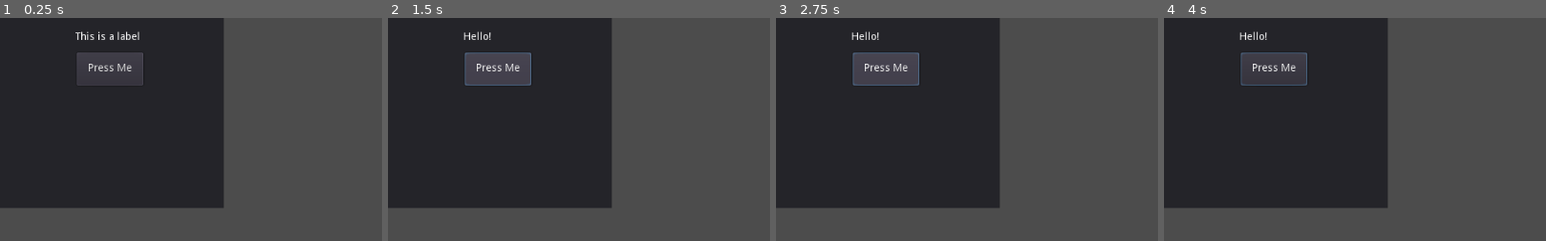
Above: before the commit, frames 1-4 (left to right).
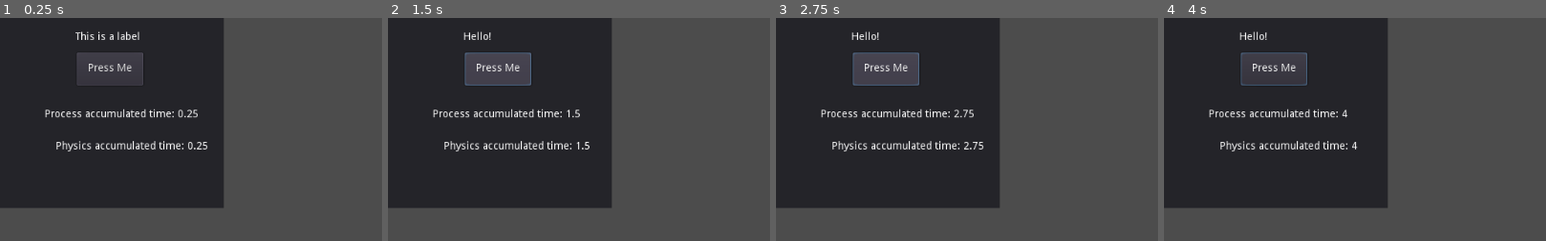
Above: after the commit, the same moments.

Repository: paigeweber13/learning-sandbox
Game: Godot game, scene res://ScriptingTutorial.tscn
Same seed, same stepped clock (60 frames per second), same inputs: the game is played once before the commit and once after it. This scene is started directly instead of the project's main scene.
Inputs (mouse positions are % of the whole screen's width and height, from its top left):
- Up to frame 1 (0.25 s): no input
- Up to frame 2 (1.5 s): click "Press Me" at 0.5 s; click "Press Me" at 1.25 s
- Up to frame 3 (2.75 s): click "Press Me" at 2 s
- Up to frame 4 (4 s): tap Enter at 2.75 s; move the mouse to (72, 45) at 2.77 s; press the mouse at (72, 45) at 2.78 s; tap Space at 3.5 s; move the mouse to (30, 55) at 3.52 s; release the mouse at (30, 55) at 3.53 s; click (30, 55) at 3.6 s
The pictures show only the part of the screen within x 0-50%, y 6-56%; the shares and areas given below are measured in that part.

The runs differ from the first frame. In frame 1, 1.4% of the frame differs, in the area x 11-55%, y 40-60%; in frame 2, 1.3%; in frame 3, 1.4%; in frame 4, 1.3%.

Commit message:
added display of delta to understand how it works

Diff:
--- a/godot/godot-docs-tutorial/ScriptingTutorial.tscn
+++ b/godot/godot-docs-tutorial/ScriptingTutorial.tscn
@@ -24,3 +24,15 @@
 margin_right = 192.0
 margin_bottom = 124.333
 text = "Press Me"
+
+[node name="Label2" type="Label" parent="Panel"]
+margin_left = 60.0
+margin_top = 155.667
+margin_right = 228.0
+margin_bottom = 213.667
+
+[node name="Label3" type="Label" parent="Panel"]
+margin_left = 75.0
+margin_top = 199.0
+margin_right = 214.0
+margin_bottom = 244.0
--- a/godot/godot-docs-tutorial/sayHello.gd
+++ b/godot/godot-docs-tutorial/sayHello.gd
@@ -1,7 +1,18 @@
 extends Panel
+
+var accum = 0
+var accum2 = 0
 
 func _ready() -> void:
 	get_node("Button").connect("pressed", self, "_on_Button_pressed")
 
 func _on_Button_pressed() -> void:
 	get_node("Label").text = "Hello!"
+
+func _process(delta) -> void:
+	accum += delta
+	get_node("Label2").text = "Process accumulated time: " + str(accum)
+
+func _physics_process(delta) -> void:
+	accum2 += delta
+	get_node("Label3").text = "Physics accumulated time: " + str(accum2)
